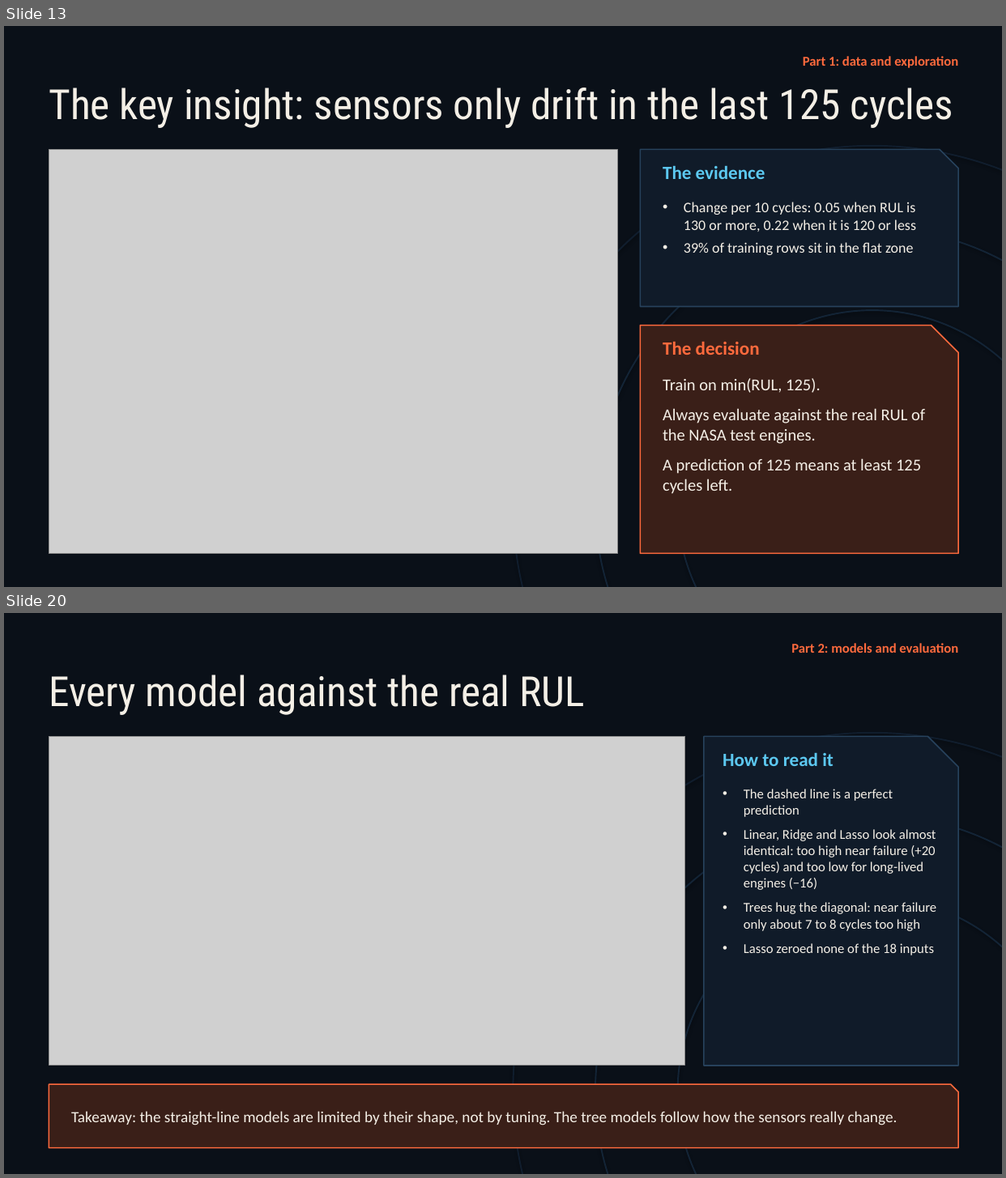
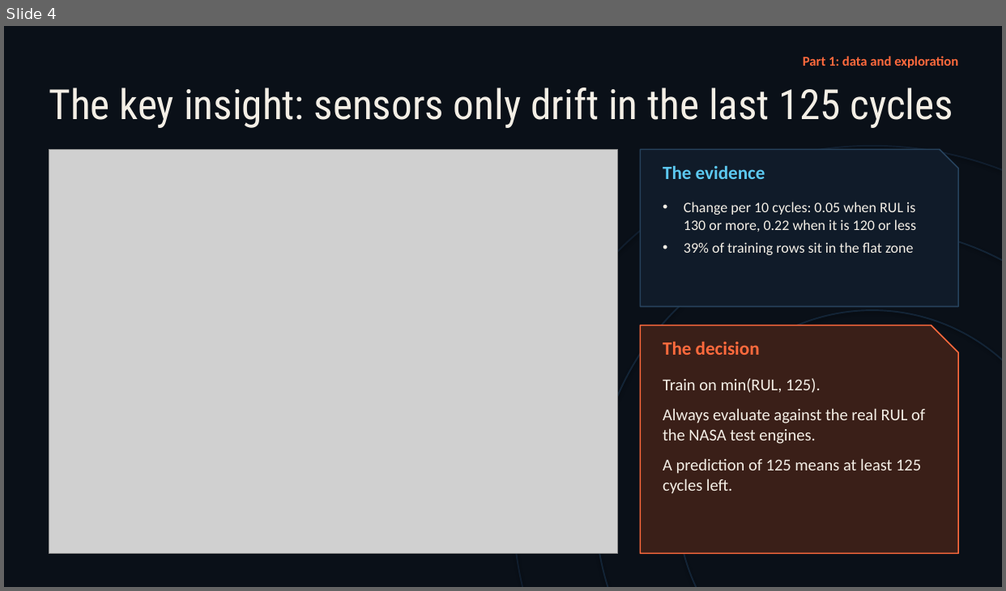
Before and after one commit to Shog7777/engine-rul-project, a slide deck: Presentation/Engine-RUL-Presentation.pptx. Shown one above the other, each under a label of ours: slides 13 and 20 before the commit, slide 4 after it; the slides between them are not shown. The pictures are 1006x1178 and 1006x591 pixels, drawn with LibreOffice and Linux fonts; fonts in the diff are those of the drawing; grey boxes stand for pictures. Boxes give left, top, right and bottom in pixels: in the first picture for what was removed or moved away, otherwise in the second. Text is boxed around its words. In the diff, an @@ line names an element or a change of style, - is before the commit and + after.

```diff
--- a/Presentation/Engine-RUL-Presentation.pptx
+++ b/Presentation/Engine-RUL-Presentation.pptx
@@ slide 20 removed at [4, 613, 1002, 1174], background #0A1018 @@
@@ text removed at [791, 643, 958, 653] @@
-Part 2: models and evaluation
@@ text removed at [49, 675, 584, 715] @@
-Every model against the real RUL
@@ ellipse removed at [513, 733, 1002, 1174] @@
@@ picture removed at [49, 736, 685, 1065] @@
@@ snip rect removed at [704, 736, 958, 1066] @@
@@ text removed at [722, 753, 833, 766] @@
-How to read it
@@ text removed at [744, 789, 936, 956] @@
-• The dashed line is a perfect prediction
-• Linear, Ridge and Lasso look almost identical: too high near failure (+20 cycles) and too low for long-lived engines (−16)
-• Trees hug the diagonal: near failure only about 7 to 8 cycles too high
-• Lasso zeroed none of the 18 inputs
@@ ellipse removed at [595, 815, 1002, 1174] @@
@@ ellipse removed at [678, 897, 1002, 1174] @@
@@ snip rect removed at [49, 1084, 958, 1148] @@
@@ text removed at [71, 1111, 897, 1126] @@
-Takeaway: the straight-line models are limited by their shape, not by tuning. The tree models follow how the sensors really change.
@@ what was slide 13 is now slide 4 @@
```
Also in this commit, not shown: 6 slides changed, 2 slides added, 18 other slides removed, 1 other file.
